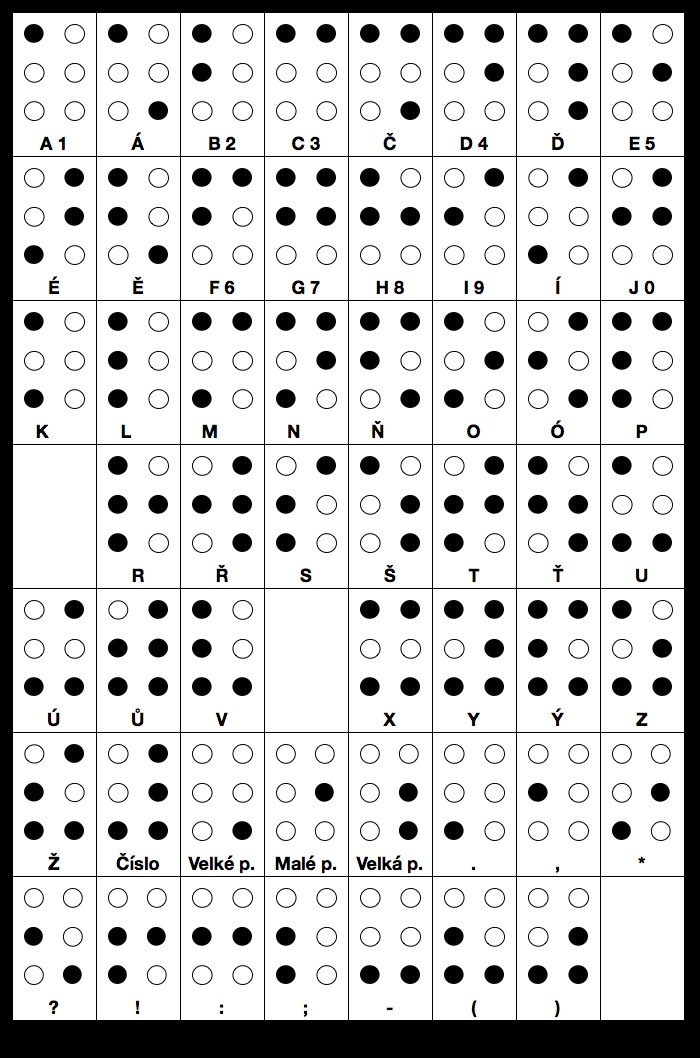
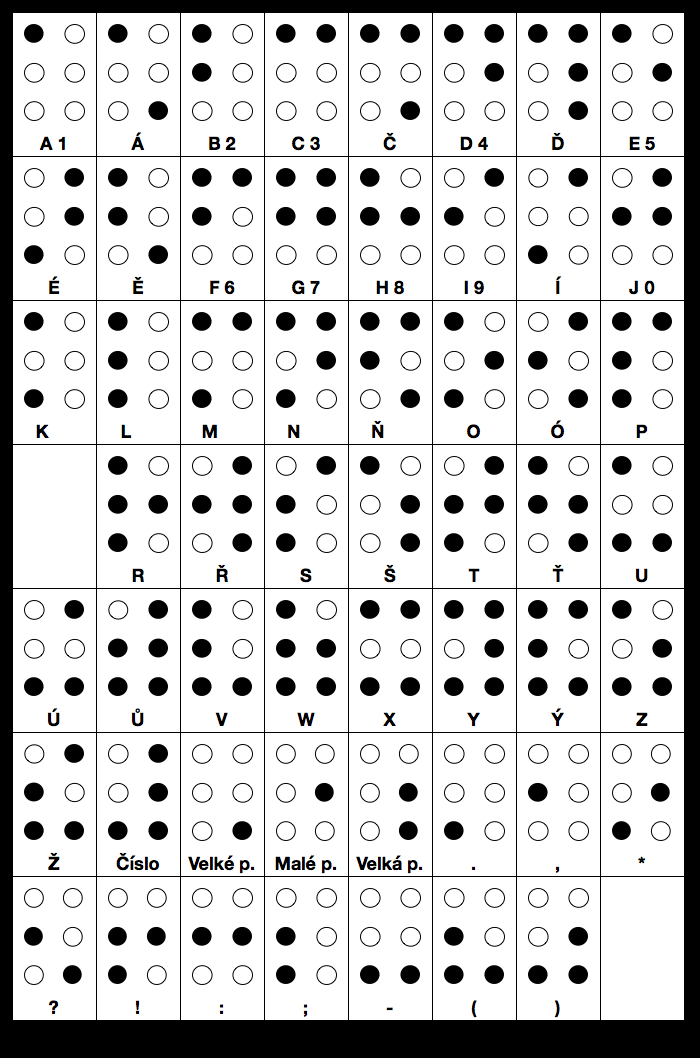
Layers edited between the first and the second 700x1058 image:
painted on "Latinka" over (297, 712, 315, 726)
painted on "Braill" over (276, 600, 337, 696)
